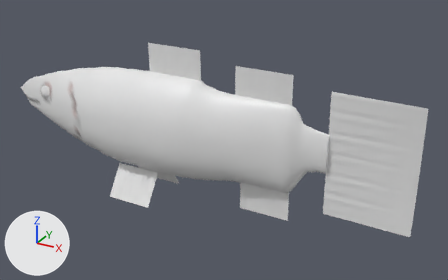
Before and after pictures for a commit that changed the glTF model public/models/fish2/thick-lipped-mullet.glb.
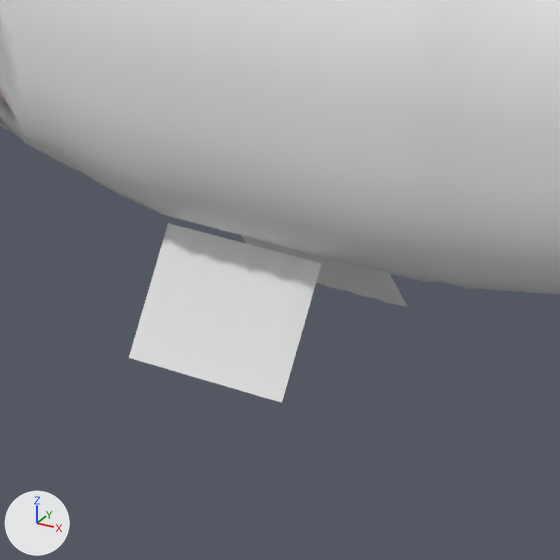
There are two pictures of each version: one whole from a camera (50 mm lens) standing at (1.18, -1.072, 0.526) and looking at (0.574, 0.03, -0.026), one close up on the part from 17% to 49% of the width and 38% to 88% of the height. Arrows for +X, +Y and +Z are at lower left; the lights stay in place. The first two pictures are the older version.

Before the edit, the objects in view are built like this:
```python
me_fish_thick_lipped_mullet = bpy.data.meshes.new('fish_thick-lipped-mullet')
me_fish_thick_lipped_mullet.from_pydata(...)  # 6836 vertices, 13250 faces; spans x -0.003..1.002, y -0.071..0.071, z -0.189..0.18
# faces by material slot: [8448, 3554, 1248]
me_fish_thick_lipped_mullet.materials.append(mat_fish_body)
me_fish_thick_lipped_mullet.materials.append(mat_fish_fin)
me_fish_thick_lipped_mullet.materials.append(mat_fish_eye)
ob_fish_thick_lipped_mullet = bpy.data.objects.new('fish_thick-lipped-mullet', me_fish_thick_lipped_mullet)
ob_fish_thick_lipped_mullet.location = (0.0, 0.0, 0.0)
```
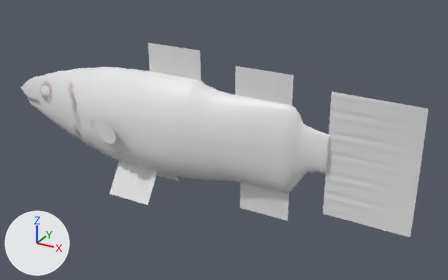
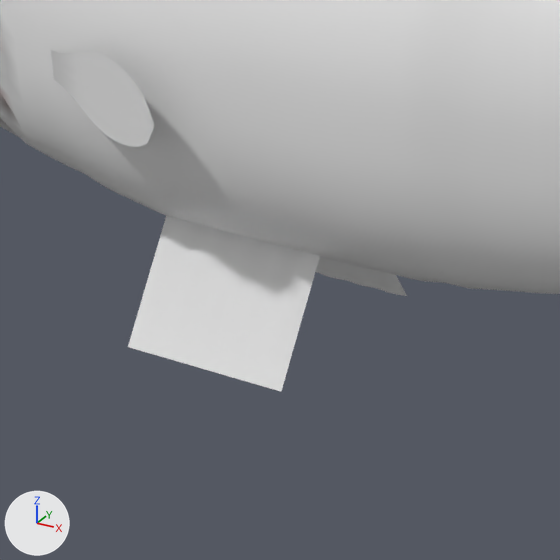
What differs and where, as boxes (x1, y1, x2, y2) in the close-ups (560 x 560 px; the box of a moved part takes in the faces that stretch with it):
```json
{"object": "fish_thick-lipped-mullet", "change": "reshaped", "before": [0, 0, 560, 403], "after": [0, 0, 560, 391]}
{"part": 1, "of": "me_fish_thick_lipped_mullet", "change": "added", "after": [51, 50, 155, 147]}
{"part": 2, "of": "me_fish_thick_lipped_mullet", "change": "moved or reshaped", "before": [129, 223, 408, 403], "after": [128, 216, 407, 391]}
```

Scene script edits in JSON lines:
```json
{"block": "me_fish_thick_lipped_mullet", "where": "# used by ob_fish_thick_lipped_mullet; location = (0.0, 0.0, 0.0)"}
{"op": "remove", "block": "me_fish_thick_lipped_mullet", "code": "me_fish_thick_lipped_mullet.from_pydata(...)  # 6836 vertices, 13250 faces; spans x -0.003..1.002, y -0.071..0.071, z -0.189..0.18"}
{"op": "add", "block": "me_fish_thick_lipped_mullet", "code": "me_fish_thick_lipped_mullet.from_pydata(...)  # 7070 vertices, 13634 faces; spans x -0.003..1.002, y -0.097..0.097, z -0.181..0.18"}
{"block": "me_fish_thick_lipped_mullet", "change": "me_fish_thick_lipped_mullet part 1: a new loose piece of 117 vertices spanning x 0.279..0.376, y -0.097..-0.065, z -0.037..0.013, in mat_fish_fin"}
{"block": "me_fish_thick_lipped_mullet", "change": "me_fish_thick_lipped_mullet part 2: 384 vertices moved from x 0.318..0.429, y -0.067..0.067, z -0.189..-0.117 to x 0.318..0.429, y -0.067..0.067, z -0.181..-0.11"}
{"block": "me_fish_thick_lipped_mullet", "change": "other edits to the shape of me_fish_thick_lipped_mullet do not show in these pictures"}
```
